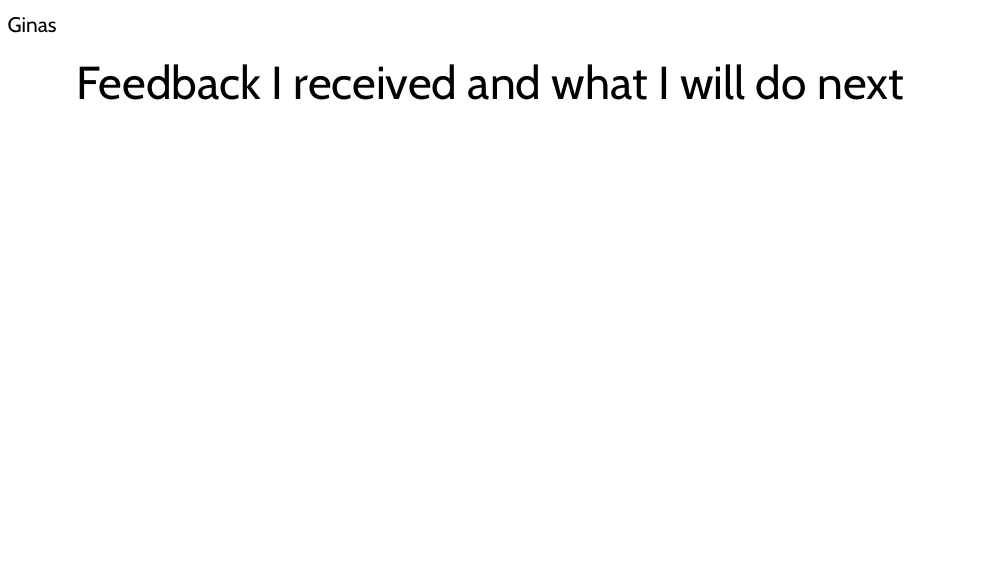
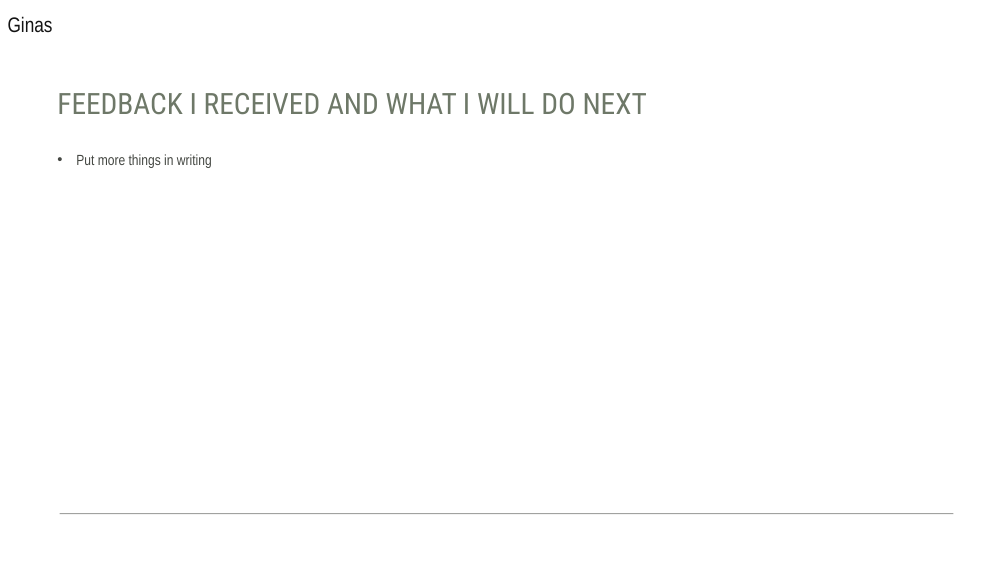
Before and after one commit to ginassadauskas/Project5Group1, a slide deck: slide 5 of peer assessment/interm peer assessment oct 26.pptx. Drawn at 1008x567 pixels with LibreOffice and Linux fonts; fonts in the diff are those of the drawing. Boxes give left, top, right and bottom in pixels: in the first picture for what was removed or moved away, otherwise in the second. Text is boxed around its words. In the diff, an @@ line names an element or a change of style, - is before the commit and + after.

Commit message:
FeedbackSlides

```diff
--- a/peer assessment/interm peer assessment oct 26.pptx
+++ b/peer assessment/interm peer assessment oct 26.pptx
@@ text "Ginas" at [8,16,53,33]: font Cabin to Arial Narrow, text colour #000000 to #131313 @@
@@ title "FEEDBACK I RECEIVED AND WHAT ..." at [57,93,647,114]: vertical alignment middle to bottom @@
@@ title at [57,93,647,114]: text changed; size 44 to 28 pt; font Cabin to Roboto Condensed; text colour #000000 to #6E7868 @@
-Feedback I received and what I will do next
+FEEDBACK I RECEIVED AND WHAT I WILL DO NEXT
@@ text added at [76,154,212,168], 14 pt, text #444742 @@
+• Put more things in writing
@@ line added from (954, 513) to (60, 513), #444742 1 pt @@
```
Also in this commit, not shown: 12 other slides changed, 1 other file.
